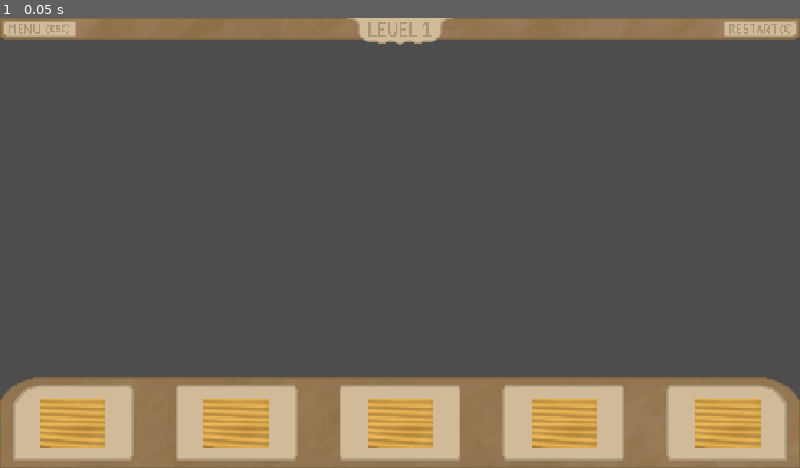
Above: before the commit, frame 1.
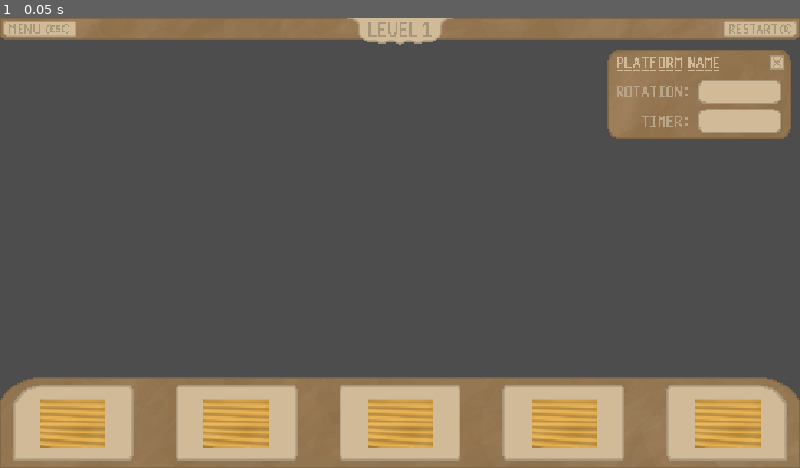
Above: after the commit, the same moment.

Repository: GoogleyEyes13/COS30031-GamesProgramming
Game: Godot game, scene res://Scenes/Level1.tscn
Same seed, same stepped clock (60 frames per second), same inputs: the game is played once before the commit and once after it.
Inputs:
- Up to frame 1 (0.05 s): no input

The runs differ from the first frame. In frame 1, 4.5% of the frame differs, in the area x 75-99%, y 7-27%.

Commit message:
Platform editor and exit button

Diff:
--- a/marble-game/Assets/Scripts/LevelManager.gd
+++ b/marble-game/Assets/Scripts/LevelManager.gd
@@ -1,5 +1,9 @@
 extends Node2D
 
+@onready var PlatformEditor = $PlatformEditor
+
+func _ready() -> void:
+	PlatformEditor.visible = true
 
 func _on_menu_button_pressed() -> void:
 	# This is where the options menu / pause menu will go
@@ -9,3 +13,9 @@
 func _on_restart_button_pressed() -> void:
 	# This is where the code to restart the level will go
 	print("Restart button pressed")
+
+
+func _on_exit_button_pressed() -> void:
+	# Closing the Platform editor
+	PlatformEditor.visible = false
+	print("Platform editor exited")
--- a/marble-game/Scenes/Level1.tscn
+++ b/marble-game/Scenes/Level1.tscn
@@ -11,6 +11,10 @@
 [ext_resource type="Texture2D" uid="uid://ddjbsqcqin4tx" path="res://Assets/Images/LevelUI/RestartButtonNormal.png" id="8_2h8qs"]
 [ext_resource type="Texture2D" uid="uid://cw21wee136h5v" path="res://Assets/Images/LevelUI/RestartButtonPressed.png" id="9_rpty4"]
 [ext_resource type="Texture2D" uid="uid://bufgew8kjc5f1" path="res://Assets/Images/LevelUI/RestartButtonHover.png" id="10_6jj8j"]
+[ext_resource type="Texture2D" uid="uid://dll1r5a0vdq5h" path="res://Assets/Images/LevelUI/PlatformEditor.png" id="12_rpty4"]
+[ext_resource type="Texture2D" uid="uid://be5jvciglygnw" path="res://Assets/Images/LevelUI/ExitButtonNormal.png" id="12_ubfni"]
+[ext_resource type="Texture2D" uid="uid://dajq5tldqwphr" path="res://Assets/Images/LevelUI/ExitButtonPressed.png" id="13_ug0sv"]
+[ext_resource type="Texture2D" uid="uid://bc20mryfdavd4" path="res://Assets/Images/LevelUI/ExitButtonHover.png" id="14_0wsr5"]
 
 [node name="Level1" type="Node2D" unique_id=1786507126]
 script = ExtResource("1_6ll4n")
@@ -50,6 +54,22 @@
 texture_pressed = ExtResource("9_rpty4")
 texture_hover = ExtResource("10_6jj8j")
 
+[node name="PlatformEditor" type="Sprite2D" parent="." unique_id=505540364]
+texture_filter = 1
+position = Vector2(1007, 110)
+scale = Vector2(1.2, 1.2)
+texture = ExtResource("12_rpty4")
+
+[node name="ExitButton" type="TextureButton" parent="PlatformEditor" unique_id=1892082446]
+texture_filter = 1
+offset_left = 84.16667
+offset_top = -47.499996
+offset_right = 103.33336
+offset_bottom = -28.333328
+texture_normal = ExtResource("12_ubfni")
+texture_pressed = ExtResource("13_ug0sv")
+texture_hover = ExtResource("14_0wsr5")
+
 [node name="Basic Platform 1" parent="." unique_id=1878829057 instance=ExtResource("1_2llne")]
 position = Vector2(105, 583.00006)
 
@@ -67,3 +87,4 @@
 
 [connection signal="pressed" from="UI Menu Bar Background/MenuButton" to="." method="_on_menu_button_pressed"]
 [connection signal="pressed" from="UI Menu Bar Background/RestartButton" to="." method="_on_restart_button_pressed"]
+[connection signal="pressed" from="PlatformEditor/ExitButton" to="." method="_on_exit_button_pressed"]
--- a/marble-game/Scenes/Level2.tscn
+++ b/marble-game/Scenes/Level2.tscn
@@ -11,6 +11,10 @@
 [ext_resource type="Texture2D" uid="uid://ddjbsqcqin4tx" path="res://Assets/Images/LevelUI/RestartButtonNormal.png" id="8_au75x"]
 [ext_resource type="Texture2D" uid="uid://cw21wee136h5v" path="res://Assets/Images/LevelUI/RestartButtonPressed.png" id="9_62f1r"]
 [ext_resource type="Texture2D" uid="uid://bufgew8kjc5f1" path="res://Assets/Images/LevelUI/RestartButtonHover.png" id="10_1je60"]
+[ext_resource type="Texture2D" uid="uid://dll1r5a0vdq5h" path="res://Assets/Images/LevelUI/PlatformEditor.png" id="11_2jwna"]
+[ext_resource type="Texture2D" uid="uid://be5jvciglygnw" path="res://Assets/Images/LevelUI/ExitButtonNormal.png" id="12_sgc6j"]
+[ext_resource type="Texture2D" uid="uid://dajq5tldqwphr" path="res://Assets/Images/LevelUI/ExitButtonPressed.png" id="13_xx40l"]
+[ext_resource type="Texture2D" uid="uid://bc20mryfdavd4" path="res://Assets/Images/LevelUI/ExitButtonHover.png" id="14_utdxf"]
 
 [node name="Level2" type="Node2D" unique_id=1671823636]
 script = ExtResource("1_70df5")
@@ -51,6 +55,22 @@
 texture_pressed = ExtResource("9_62f1r")
 texture_hover = ExtResource("10_1je60")
 
+[node name="PlatformEditor" type="Sprite2D" parent="." unique_id=1684640799]
+texture_filter = 1
+position = Vector2(1007, 110)
+scale = Vector2(1.2, 1.2)
+texture = ExtResource("11_2jwna")
+
+[node name="ExitButton" type="TextureButton" parent="PlatformEditor" unique_id=391105351]
+texture_filter = 1
+offset_left = 84.16667
+offset_top = -47.499996
+offset_right = 103.33336
+offset_bottom = -28.333328
+texture_normal = ExtResource("12_sgc6j")
+texture_pressed = ExtResource("13_xx40l")
+texture_hover = ExtResource("14_utdxf")
+
 [node name="Basic Platform 1" parent="." unique_id=983039995 instance=ExtResource("8_2jwna")]
 position = Vector2(105, 583.00006)
 
@@ -68,3 +88,4 @@
 
 [connection signal="pressed" from="UI Menu Bar Background/MenuButton" to="." method="_on_menu_button_pressed"]
 [connection signal="pressed" from="UI Menu Bar Background/RestartButton" to="." method="_on_restart_button_pressed"]
+[connection signal="pressed" from="PlatformEditor/ExitButton" to="." method="_on_exit_button_pressed"]
--- a/marble-game/Scenes/Level3.tscn
+++ b/marble-game/Scenes/Level3.tscn
@@ -11,6 +11,10 @@
 [ext_resource type="Texture2D" uid="uid://ddjbsqcqin4tx" path="res://Assets/Images/LevelUI/RestartButtonNormal.png" id="8_kg31f"]
 [ext_resource type="Texture2D" uid="uid://cw21wee136h5v" path="res://Assets/Images/LevelUI/RestartButtonPressed.png" id="9_ncjpd"]
 [ext_resource type="Texture2D" uid="uid://bufgew8kjc5f1" path="res://Assets/Images/LevelUI/RestartButtonHover.png" id="10_ffsx8"]
+[ext_resource type="Texture2D" uid="uid://dll1r5a0vdq5h" path="res://Assets/Images/LevelUI/PlatformEditor.png" id="11_t5kwq"]
+[ext_resource type="Texture2D" uid="uid://be5jvciglygnw" path="res://Assets/Images/LevelUI/ExitButtonNormal.png" id="12_ms3ee"]
+[ext_resource type="Texture2D" uid="uid://dajq5tldqwphr" path="res://Assets/Images/LevelUI/ExitButtonPressed.png" id="13_ktnig"]
+[ext_resource type="Texture2D" uid="uid://bc20mryfdavd4" path="res://Assets/Images/LevelUI/ExitButtonHover.png" id="14_nfsas"]
 
 [node name="Level3" type="Node2D" unique_id=1560589329]
 script = ExtResource("1_cp0jt")
@@ -50,6 +54,22 @@
 texture_pressed = ExtResource("9_ncjpd")
 texture_hover = ExtResource("10_ffsx8")
 
+[node name="PlatformEditor" type="Sprite2D" parent="." unique_id=1472633141]
+texture_filter = 1
+position = Vector2(1007, 110)
+scale = Vector2(1.2, 1.2)
+texture = ExtResource("11_t5kwq")
+
+[node name="ExitButton" type="TextureButton" parent="PlatformEditor" unique_id=980376071]
+texture_filter = 1
+offset_left = 84.16667
+offset_top = -47.499996
+offset_right = 103.33336
+offset_bottom = -28.333328
+texture_normal = ExtResource("12_ms3ee")
+texture_pressed = ExtResource("13_ktnig")
+texture_hover = ExtResource("14_nfsas")
+
 [node name="Basic Platform 1" parent="." unique_id=983039995 instance=ExtResource("6_kg31f")]
 position = Vector2(105, 583.00006)
 
@@ -67,3 +87,4 @@
 
 [connection signal="pressed" from="UI Menu Bar Background/MenuButton" to="." method="_on_menu_button_pressed"]
 [connection signal="pressed" from="UI Menu Bar Background/RestartButton" to="." method="_on_restart_button_pressed"]
+[connection signal="pressed" from="PlatformEditor/ExitButton" to="." method="_on_exit_button_pressed"]
Binary file added: marble-game/Assets/Images/LevelUI/ExitButtonHover.png
Not shown, added: marble-game/Assets/Images/LevelUI/ExitButtonHover.png.import
Binary file added: marble-game/Assets/Images/LevelUI/ExitButtonNormal.png
Not shown, added: marble-game/Assets/Images/LevelUI/ExitButtonNormal.png.import
Binary file added: marble-game/Assets/Images/LevelUI/ExitButtonPressed.png
Not shown, added: marble-game/Assets/Images/LevelUI/ExitButtonPressed.png.import
Binary file added: marble-game/Assets/Images/LevelUI/PlatformEditor.png
Not shown, added: marble-game/Assets/Images/LevelUI/PlatformEditor.png.import
